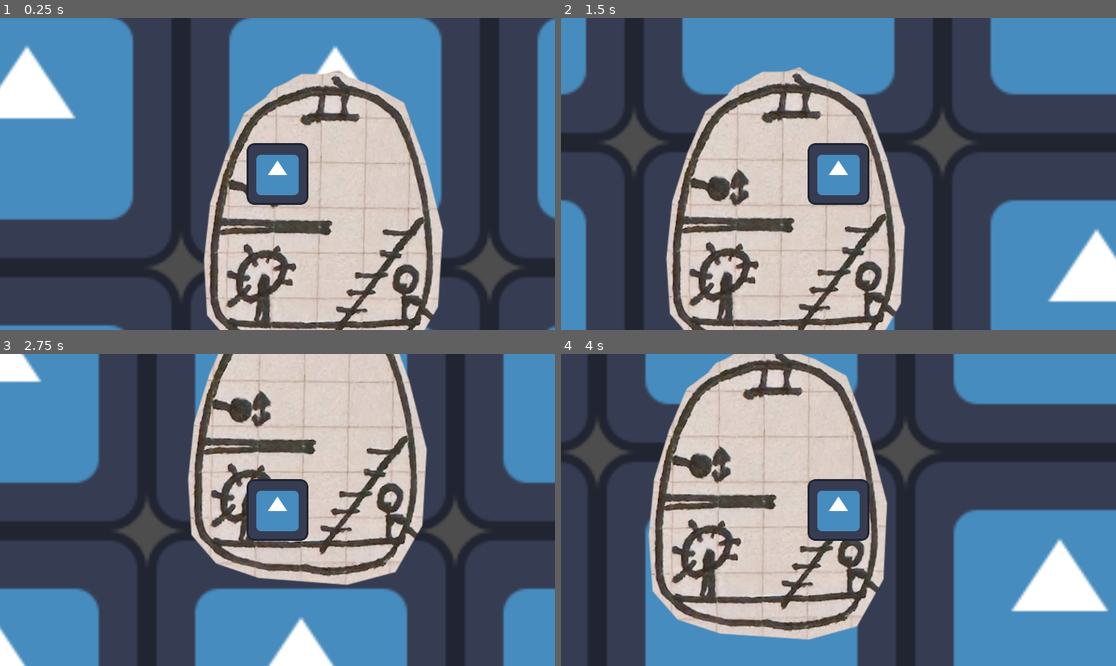
Above: before the commit, frames 1-4 (two rows, left to right).
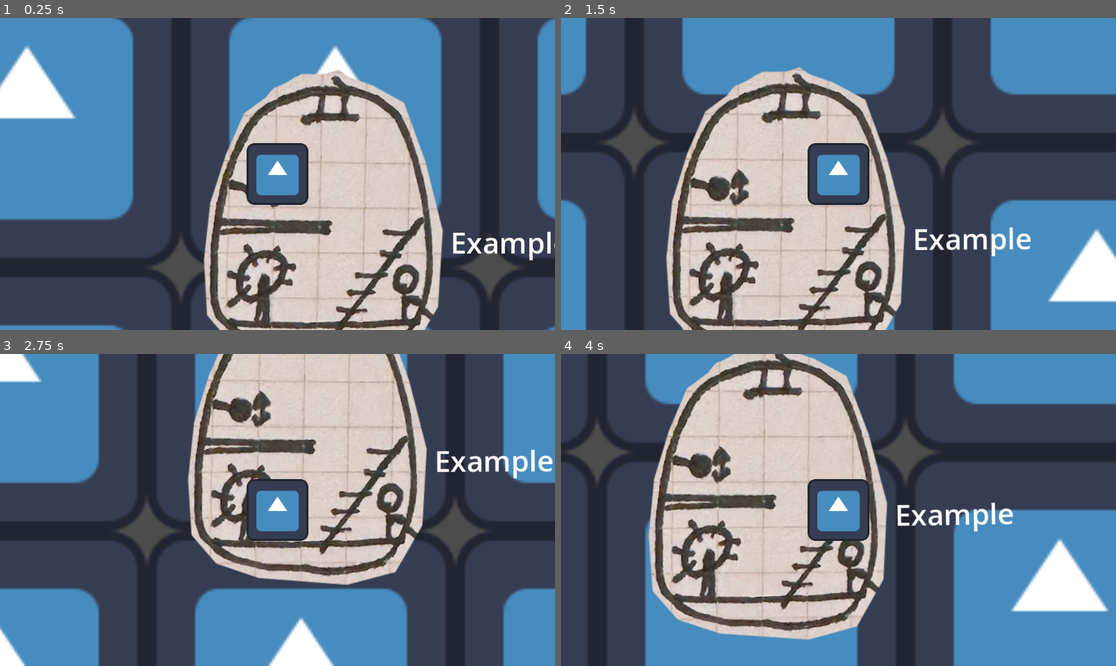
Above: after the commit, the same moments.

Repository: calzila/GGJ_2025
Game: Godot game, scene res://Overworld.tscn
The game is run twice, just before and just after one commit, with the same random seed, the same clock (stepped at 60 frames per second) and the same inputs. The engine's default icon, where the game draws it, is replaced by a stand-in: a white triangle on a blue panel in a dark square.
Inputs:
- Up to frame 1 (0.25 s): no input
- Up to frame 2 (1.5 s): tap Enter (ui_accept) at 0.5, 0.77 s; hold Right (ui_right) from 0.53 s (still down)
- Up to frame 3 (2.75 s): tap Enter (ui_accept) at 1.52 s; release Right (ui_right) at 2.03 s; hold Left (ui_left) from 2.03 s (still down)
- Up to frame 4 (4 s): release Left (ui_left) at 2.78 s; hold Right (ui_right) from 2.78 s (still down); tap Enter (ui_accept) at 3.02, 3.77 s

The runs differ from the first frame. In frame 1, 0.5% of the frame differs, in the area x 81-100%, y 68-78%; in frame 2, 0.6%; in frame 3, 0.6%; in frame 4, 0.7%, in the area x 60-82%, y 47-58%.

Commit message:
Adding some example text where we're going to display our depth

Diff:
--- a/TheSub.tscn
+++ b/TheSub.tscn
@@ -52,3 +52,12 @@
 position = Vector2(168, -409)
 rotation = 2.77664
 shape = SubResource("RectangleShape2D_33m84")
+
+[node name="RichTextLabel" type="RichTextLabel" parent="."]
+offset_left = 262.0
+offset_top = -209.0
+offset_right = 630.0
+offset_bottom = -77.0
+theme_override_font_sizes/normal_font_size = 60
+text = "Example"
+scroll_active = false
